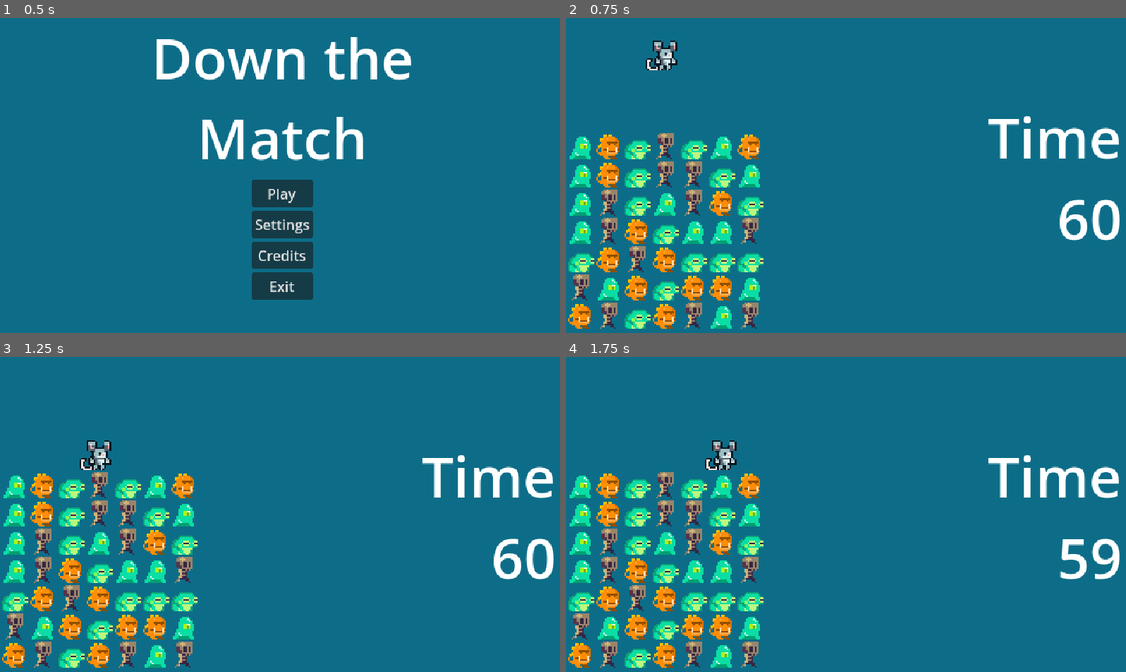
Above: before the commit, frames 1-4 (two rows, left to right).
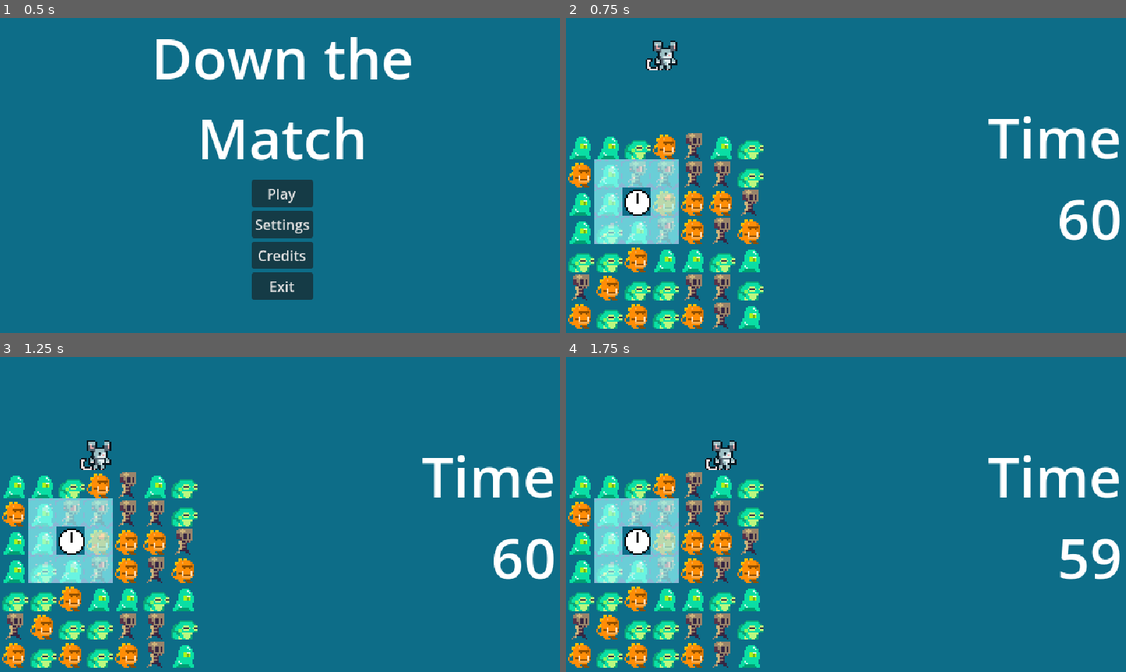
Above: after the commit, the same moments.

Repository: BoatsandJoes/doctor-ill
Game: Godot game, scene res://scenes/main.tscn
The game is run twice, just before and just after one commit, with the same random seed, the same clock (stepped at 60 frames per second) and the same inputs. Sound files missing from this copy of the repository are replaced by a short silence.
Inputs:
- Up to frame 1 (0.5 s): no input
- Up to frame 2 (0.75 s): click "Play" at 0.5 s
- Up to frame 3 (1.25 s): no input
- Up to frame 4 (1.75 s): hold Right (right) from 1.28 s (still down); hold Keypad 7 (accept) from 1.28 s (still down)

Frame 1 is identical in both runs. In frame 2, 11% of the frame differs, in the area x 0-36%, y 36-99%; in frame 3, 11%; in frame 4, 11%.

Commit message:
Air and ice.

Diff:
--- a/scenes/gameObjects/board.gd
+++ b/scenes/gameObjects/board.gd
@@ -2,7 +2,7 @@
 class_name Board
 
 signal finished
-signal collect_air
+signal collect_air(airContent: float, maxAir: float)
 
 var Omni = preload("res://scenes/gameObjects/pieces/Omni.tscn")
 var Diag = preload("res://scenes/gameObjects/pieces/Diag.tscn")
@@ -12,10 +12,14 @@
 var depth: int = -1
 var board: Array
 var tilePixels: int = 32
+# airHeight is 1-indexed from the bottom of the stack
 var paramsList: Array[Dictionary] = [
-	{&"width": 7, &"height": 7, &"buffer": 4, &"types": [Omni], &"colors": 4},
-	{&"width": 7, &"height": 7, &"buffer": 4, &"types": [Omni, Diag], &"colors": 3},
-	{&"width": 7, &"height": 7, &"buffer": 4, &"types": [Omni], &"colors": 2}
+	{&"width": 7, &"height": 7, &"buffer": 4, &"types": [Omni], &"colors": 4,
+	&"airHeight": 5, &"airContent": 60.0, &"maxAir": 60.0},
+	{&"width": 7, &"height": 7, &"buffer": 4, &"types": [Omni, Diag], &"colors": 3,
+	&"airHeight": 4, &"airContent": 60.0, &"maxAir": 60.0},
+	{&"width": 7, &"height": 7, &"buffer": 4, &"types": [Omni], &"colors": 2,
+	&"airHeight": 3, &"airContent": 60.0, &"maxAir": 60.0}
 ]
 var currentParams: Dictionary = paramsList[0]
 var secondsElapsed: float = 0.0
@@ -236,9 +240,13 @@
 			#down the match
 			generateNextFloor()
 		# first piece can move successfully
-		elif (board[source] != null && board[target] == null):
+		elif (board[source] != null && board[target] == null && !board[source].ice):
 			var above = source - currentParams[&"width"]
-			if !stack:
+			if board[source] is Air && pick:
+				board[source].queue_free()
+				board[source] = null
+				emit_signal("collect_air", currentParams[&"airContent"], currentParams[&"maxAir"])
+			elif !stack:
 				#perform move
 				move(board[source], target)
 				board[target].fall_fast()
@@ -250,7 +258,7 @@
 				# test rest of stack
 				var passed = true
 				var testTarget = target
-				while above >= 0 && board[above] != null && !(board[above] is Player):
+				while above >= 0 && board[above] != null && !board[above] is Player && !board[above].ice:
 					testTarget = testTarget - currentParams[&"width"]
 					#target out of bounds or piece is occupying our target
 					if testTarget < 0 || board[testTarget] != null:
@@ -380,7 +388,7 @@
 
 func clear(clearDicts: Array[Dictionary]):
 	#additional consequences based on clear size/type
-	var cellsToClear: Array[int] = []
+	var cellsToClear: Dictionary[int,bool] = {}
 	for dict in clearDicts:
 		var latestBomb: int
 		var time: float = 0.0
@@ -395,32 +403,41 @@
 				if(dict[&"size"] > 3):
 					board[cell].set_flame(dict[&"size"])
 			else:
-				cellsToClear.append(cell)
+				cellsToClear[cell] = true
 	var furtherClears: Array[int] = []
-	while cellsToClear.size() > 0:
-		var cell = cellsToClear[0]
+	#todo clear + replace lightning/fire
+	while !cellsToClear.is_empty():
+		var cell = cellsToClear.keys()[0]
 		if board[cell] != null:
-			#todo activate flame/lightning
+			#activate flame/lightning
 			if board[cell].lightning:
 				#left
 				var scan: int = cell - 1
 				while (scan + 1) % currentParams[&"width"] != 0:
-					cellsToClear.append(scan)
+					cellsToClear[scan] = true
+					if board[scan] != null && board[scan].ice:
+						break
 					scan = scan - 1
 				#right
 				scan = cell + 1
 				while scan % currentParams[&"width"] != 0:
-					cellsToClear.append(scan)
+					cellsToClear[scan] = true
+					if board[scan] != null && board[scan].ice:
+						break
 					scan = scan + 1
 				#up
 				scan = cell - currentParams[&"width"]
 				while scan >= 0:
-					cellsToClear.append(scan)
+					cellsToClear[scan] = true
+					if board[scan] != null && board[scan].ice:
+						break
 					scan = scan - currentParams[&"width"]
 				#down
 				scan = cell + currentParams[&"width"]
 				while scan < board.size():
-					cellsToClear.append(scan)
+					cellsToClear[scan] = true
+					if board[scan] != null && board[scan].ice:
+						break
 					scan = scan + currentParams[&"width"]
 			if board[cell].flame:
 				var onLeftWall: bool = cell % currentParams[&"width"] == 0
@@ -428,30 +445,34 @@
 				var onCeiling: bool = cell - currentParams[&"width"] < 0
 				var onFloor: bool = cell + currentParams[&"width"] >= board.size()
 				if !onLeftWall:
-					cellsToClear.append(cell - 1)
+					cellsToClear[cell - 1] = true
 					if !onFloor:
-						cellsToClear.append(cell - 1 + currentParams[&"width"])
+						cellsToClear[cell - 1 + currentParams[&"width"]] = true
 					if !onCeiling:
-						cellsToClear.append(cell - 1 - currentParams[&"width"])
+						cellsToClear[cell - 1 - currentParams[&"width"]] = true
 				if !onRightWall:
-					cellsToClear.append(cell + 1)
+					cellsToClear[cell + 1] = true
 					if !onFloor:
-						cellsToClear.append(cell + 1 + currentParams[&"width"])
+						cellsToClear[cell + 1 + currentParams[&"width"]] = true
 					if !onCeiling:
-						cellsToClear.append(cell + 1 - currentParams[&"width"])
+						cellsToClear[cell + 1 - currentParams[&"width"]] = true
 				if !onCeiling:
-					cellsToClear.append(cell - currentParams[&"width"])
+					cellsToClear[cell - currentParams[&"width"]] = true
 				if !onFloor:
-					cellsToClear.append(cell + currentParams[&"width"])
+					cellsToClear[cell + currentParams[&"width"]] = true
 			clear_cell(cell)
-		cellsToClear.remove_at(0)
+		cellsToClear.erase(cell)
 
 func clear_cell(cell: int) -> void:
 	#todo pretty
 	if board[cell] != null:
 		if board[cell] is Player:
 			lose()
+		elif board[cell].ice:
+			board[cell].melt_ice()
 		else:
+			if board[cell] is Air:
+				pass #todo score
 			board[cell].queue_free()
 			board[cell] = null
 
--- a/scenes/gameObjects/pieces/Air.tscn
+++ b/scenes/gameObjects/pieces/Air.tscn
@@ -1,9 +1,12 @@
-[gd_scene load_steps=2 format=3 uid="uid://pcns3o84pj4s"]
+[gd_scene load_steps=3 format=3 uid="uid://pcns3o84pj4s"]
 
 [ext_resource type="Script" uid="uid://cb1pc5c3i6m0g" path="res://scenes/gameObjects/pieces/air.gd" id="1_oaht3"]
+[ext_resource type="Texture2D" uid="uid://dbnx406vqag2v" path="res://assets/sprites/clock.png" id="2_16oe8"]
 
 [node name="Air" type="Node2D"]
 script = ExtResource("1_oaht3")
 
 [node name="Sprite2D" type="Sprite2D" parent="."]
 scale = Vector2(2, 2)
+texture = ExtResource("2_16oe8")
+hframes = 8
--- a/scenes/gameObjects/pieces/Diag.tscn
+++ b/scenes/gameObjects/pieces/Diag.tscn
@@ -1,6 +1,7 @@
-[gd_scene load_steps=2 format=3 uid="uid://cgtxgq00j1723"]
+[gd_scene load_steps=3 format=3 uid="uid://cgtxgq00j1723"]
 
 [ext_resource type="Script" uid="uid://bu20jrnpuv42c" path="res://scenes/gameObjects/pieces/diag.gd" id="1_hektf"]
+[ext_resource type="Texture2D" uid="uid://bnnduyqdk8pqq" path="res://assets/sprites/ice is nice.png" id="2_b0s54"]
 
 [node name="Diag" type="Node2D"]
 script = ExtResource("1_hektf")
@@ -9,3 +10,12 @@
 scale = Vector2(2, 2)
 
 [node name="AnimationPlayer" type="AnimationPlayer" parent="."]
+
+[node name="Ice" type="Sprite2D" parent="."]
+visible = false
+modulate = Color(1, 1, 1, 0.666667)
+scale = Vector2(2, 2)
+texture = ExtResource("2_b0s54")
+hframes = 6
+vframes = 5
+frame = 12
--- a/scenes/gameObjects/pieces/Omni.tscn
+++ b/scenes/gameObjects/pieces/Omni.tscn
@@ -1,7 +1,8 @@
-[gd_scene load_steps=3 format=3 uid="uid://dg6glvodmagm8"]
+[gd_scene load_steps=4 format=3 uid="uid://dg6glvodmagm8"]
 
 [ext_resource type="Script" uid="uid://7sbngdenvm5v" path="res://scenes/gameObjects/pieces/omni.gd" id="1_nqqi1"]
 [ext_resource type="Texture2D" uid="uid://b0r7gu5vlxslp" path="res://assets/sprites/dino.png" id="2_he0yv"]
+[ext_resource type="Texture2D" uid="uid://bnnduyqdk8pqq" path="res://assets/sprites/ice is nice.png" id="3_he0yv"]
 
 [node name="Omni" type="Node2D"]
 script = ExtResource("1_nqqi1")
@@ -11,3 +12,12 @@
 texture = ExtResource("2_he0yv")
 
 [node name="AnimationPlayer" type="AnimationPlayer" parent="."]
+
+[node name="Ice" type="Sprite2D" parent="."]
+visible = false
+modulate = Color(1, 1, 1, 0.666667)
+scale = Vector2(2, 2)
+texture = ExtResource("3_he0yv")
+hframes = 6
+vframes = 5
+frame = 12
--- a/scenes/gameObjects/pieces/Trash.tscn
+++ /dev/null
@@ -1,9 +0,0 @@
-[gd_scene load_steps=2 format=3 uid="uid://bqqkkyd07ar6e"]
-
-[ext_resource type="Script" uid="uid://wmneym5ccdab" path="res://scenes/gameObjects/pieces/trash.gd" id="1_24dh2"]
-
-[node name="Trash" type="Node2D"]
-script = ExtResource("1_24dh2")
-
-[node name="Sprite2D" type="Sprite2D" parent="."]
-scale = Vector2(2, 2)
--- a/scenes/gameObjects/pieces/air.gd
+++ b/scenes/gameObjects/pieces/air.gd
@@ -1,2 +1,9 @@
 extends Piece
 class_name Air
+
+func _ready() -> void:
+	matchVecs = [Vector2i(-1, -1), Vector2i(1, -1)]
+	variety = 0
+
+func set_bomb(_timeElapsed: float):
+	pass
--- a/scenes/gameObjects/pieces/diag.gd
+++ b/scenes/gameObjects/pieces/diag.gd
@@ -7,7 +7,7 @@
 
 func _ready() -> void:
 	matchVecs = [Vector2i(-1, -1), Vector2i(1, -1)]
-	variety = 1
+	variety = 2
 
 func set_type(type: int):
 	$Sprite2D.texture = load("res://assets/sprites/" + monsterSkins[type][&"name"] + ".png")
--- a/scenes/gameObjects/pieces/omni.gd
+++ b/scenes/gameObjects/pieces/omni.gd
@@ -8,7 +8,7 @@
 
 func _ready() -> void:
 	matchVecs = [Vector2i(-1, -1), Vector2i(0, -1), Vector2i(1, -1), Vector2i(-1, 0)]
-	variety = 0
+	variety = 1
 
 func set_type(type: int):
 	$Sprite2D.texture = load("res://assets/sprites/" + monsterSkins[type][&"name"] + ".png")
--- a/scenes/gameObjects/pieces/piece.gd
+++ b/scenes/gameObjects/pieces/piece.gd
@@ -14,6 +14,15 @@
 var flame: bool = false
 var flameSize: int = 4
 var lightning: bool = false
+var ice: bool = false
+
+func set_ice():
+	ice = true
+	$Ice.visible = true
+
+func melt_ice():
+	ice = false
+	$Ice.visible = false
 
 func set_flame(size: int):
 	flame = true
@@ -47,9 +56,10 @@
 		$Sprite2D.modulate = Color(1,1,1)
 
 func set_bomb(secondsElapsed: float):
-	$Sprite2D.modulate = Color(5,5,5)
-	bomb = true
-	bombCreationTime = secondsElapsed
+	if !ice:
+		$Sprite2D.modulate = Color(5,5,5)
+		bomb = true
+		bombCreationTime = secondsElapsed
 
 func matches(piece: Piece) -> bool:
-	return piece.type == type && piece.variety == variety
+	return piece.type == type && piece.variety == variety && !ice && !piece.ice
--- a/scenes/gameObjects/pieces/piece.tscn
+++ b/scenes/gameObjects/pieces/piece.tscn
@@ -8,3 +8,6 @@
 [node name="Sprite2D" type="Sprite2D" parent="."]
 
 [node name="AnimationPlayer" type="AnimationPlayer" parent="."]
+
+[node name="Ice" type="Sprite2D" parent="."]
+visible = false
--- a/scenes/gameObjects/pieces/trash.gd
+++ /dev/null
@@ -1,2 +0,0 @@
-extends Piece
-class_name Trash
--- a/scenes/gameObjects/player.gd
+++ b/scenes/gameObjects/player.gd
@@ -58,7 +58,7 @@
 		$Sprite2D.position.y = 0
 	return false
 
-func set_bomb(secondsElapsed: float):
+func set_bomb(_secondsElapsed: float):
 	pass
 
 func climb_state():
--- a/scenes/game_manager.gd
+++ b/scenes/game_manager.gd
@@ -42,8 +42,8 @@
 		boards[i].collect_air.connect(_on_board_collect_air)
 	play_random_song()
 
-func _on_board_collect_air(quantity: float):
-	hud.update_air(quantity)
+func _on_board_collect_air(quantity: float, max: float):
+	hud.update_air(quantity, max)
 
 func _on_hud_out_of_air():
 	emit_signal("exit", currentTrack)
--- a/scenes/ui/hud.gd
+++ b/scenes/ui/hud.gd
@@ -6,7 +6,8 @@
 var maxAir: float = 60.99
 var air: float = maxAir
 
-func update_air(delta: float):
+func update_air(delta: float, max: float):
+	maxAir = max
 	air = min(air + delta, maxAir)
 	if air < 0:
 		air = 0
@@ -14,4 +15,4 @@
 	%Air.text = str(int(air))
 
 func _physics_process(delta: float) -> void:
-	update_air(-delta)
+	update_air(-delta, maxAir)
--- a/scripts/generator.gd
+++ b/scripts/generator.gd
@@ -1,10 +1,12 @@
 extends Object
 class_name Generator
+
+var Air = preload("res://scenes/gameObjects/pieces/Air.tscn")
 
 func generateLevel(params: Dictionary) -> Array:
 	var result: Array = []
 	var bag: Array = []
-	var monCount: int = params[&"height"] * params[&"width"]
+	var monCount: int = (params[&"height"] * params[&"width"]) - 1
 	var numEachMonster = monCount / params[&"types"].size()
 	if monCount % params[&"types"].size() != 0:
 		numEachMonster = numEachMonster + 1
@@ -18,10 +20,44 @@
 	for rowIndex in range(params[&"buffer"]):
 		for colIndex in range(params[&"width"]):
 			result.append(null)
+	var airIndex: int = -1
 	for rowIndex in range(params[&"height"]):
+		var airColIndex = -1
+		if rowIndex + params[&"airHeight"] == params[&"height"]:
+			airColIndex = randi_range(0, params[&"width"] - 1)
 		for colIndex in range(params[&"width"]):
-			var bagIndex: int = randi_range(0, bag.size() - 1)
-			result.append(bag[bagIndex])
-			bag.remove_at(bagIndex)
+			if colIndex == airColIndex:
+				result.append(Air.instantiate())
+				airIndex = result.size() - 1
+			else:
+				var bagIndex: int = randi_range(0, bag.size() - 1)
+				result.append(bag[bagIndex])
+				bag.remove_at(bagIndex)
 			result[result.size() - 1].gridIndex = result.size() - 1
+	#place air and garbage
+	if airIndex != -1:
+		var onLeftWall: bool = airIndex % params[&"width"] == 0
+		var onRightWall: bool = (airIndex + 1) % params[&"width"] == 0
+		var onCeiling: bool = airIndex - params[&"width"] < 0
+		var onFloor: bool = airIndex + params[&"width"] >= result.size()
+		if !onLeftWall:
+			if result[airIndex - 1] != null:
+				result[airIndex - 1].set_ice()
+			if !onCeiling && result[airIndex - 1 - params[&"width"]] != null:
+				result[airIndex - 1 - params[&"width"]].set_ice()
+			if !onFloor && result[airIndex - 1 + params[&"width"]] != null:
+				result[airIndex - 1 + params[&"width"]].set_ice()
+		if !onRightWall:
+			if result[airIndex + 1] != null:
+				result[airIndex + 1].set_ice()
+			if !onCeiling && result[airIndex + 1 - params[&"width"]] != null:
+				result[airIndex + 1 - params[&"width"]].set_ice()
+			if !onFloor && result[airIndex + 1 + params[&"width"]] != null:
+				result[airIndex + 1 + params[&"width"]].set_ice()
+		if !onCeiling:
+			if result[airIndex - params[&"width"]] != null:
+				result[airIndex - params[&"width"]].set_ice()
+		if !onFloor:
+			if result[airIndex + params[&"width"]] != null:
+				result[airIndex + params[&"width"]].set_ice()
 	return result
Binary file changed: assets/sprites/clock.png
Not shown, removed: scenes/gameObjects/pieces/trash.gd.uid
Not shown, added: assets/sprites/clock.png~
